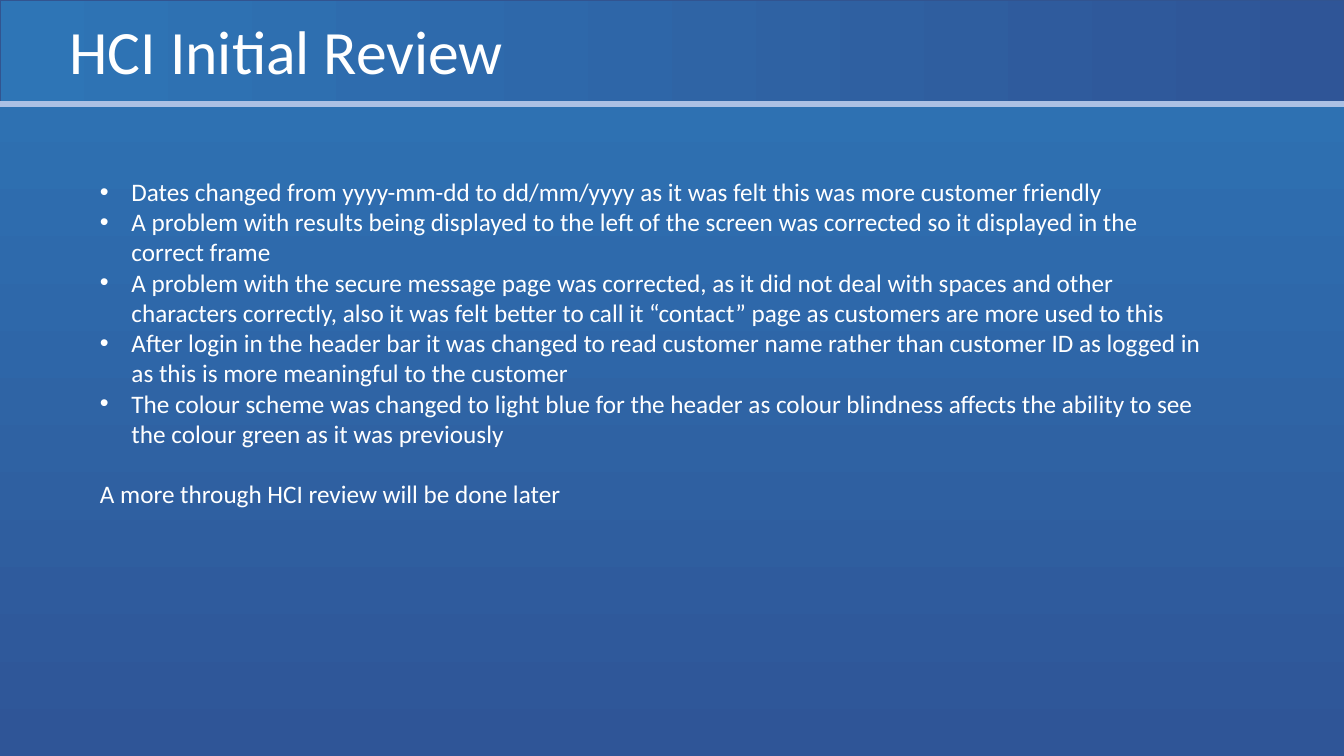
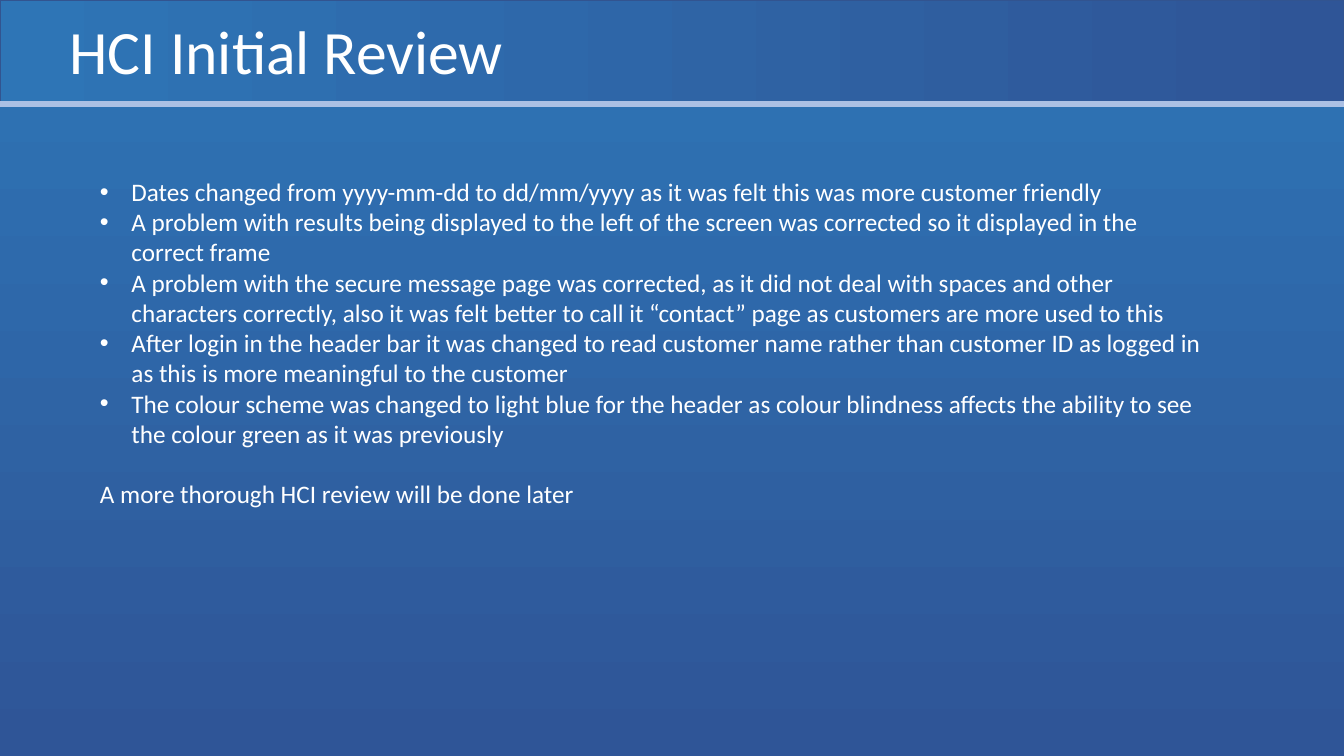
Before and after one commit to Eyo123/ISAD251REF, a slide deck: slide 19 of Documents/Presentations/PRCO204 Group Presentation 2.pptx. Drawn at 1344x756 pixels with LibreOffice and Linux fonts; fonts in the diff are those of the drawing. Boxes give left, top, right and bottom in pixels: in the first picture for what was removed or moved away, otherwise in the second. Text is boxed around its words. In the diff, an @@ line names an element or a change of style, - is before the commit and + after.

Commit message:
Updated presentation

```diff
--- a/Documents/Presentations/PRCO204 Group Presentation 2.pptx
+++ b/Documents/Presentations/PRCO204 Group Presentation 2.pptx
@@ text at (100, 485, 573, 508): text changed @@
-A more through HCI review will be done later
+A more thorough HCI review will be done later
```
